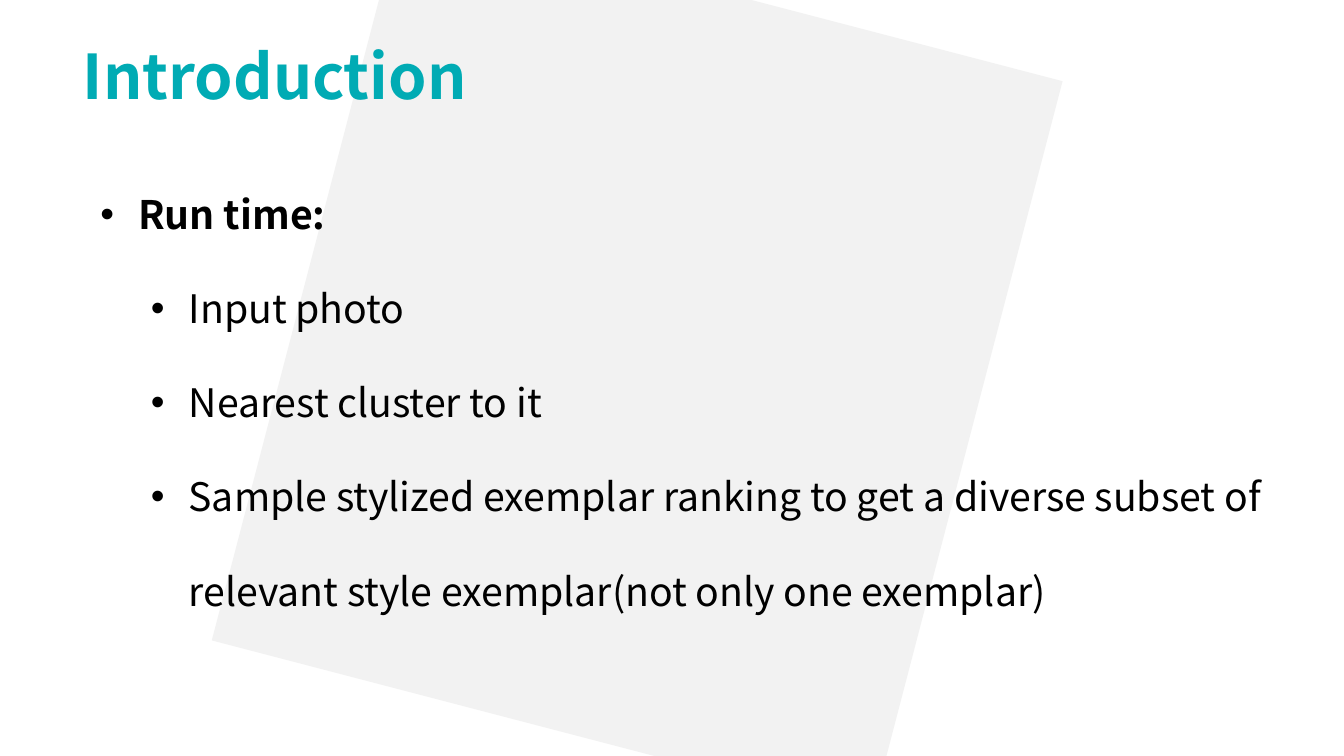
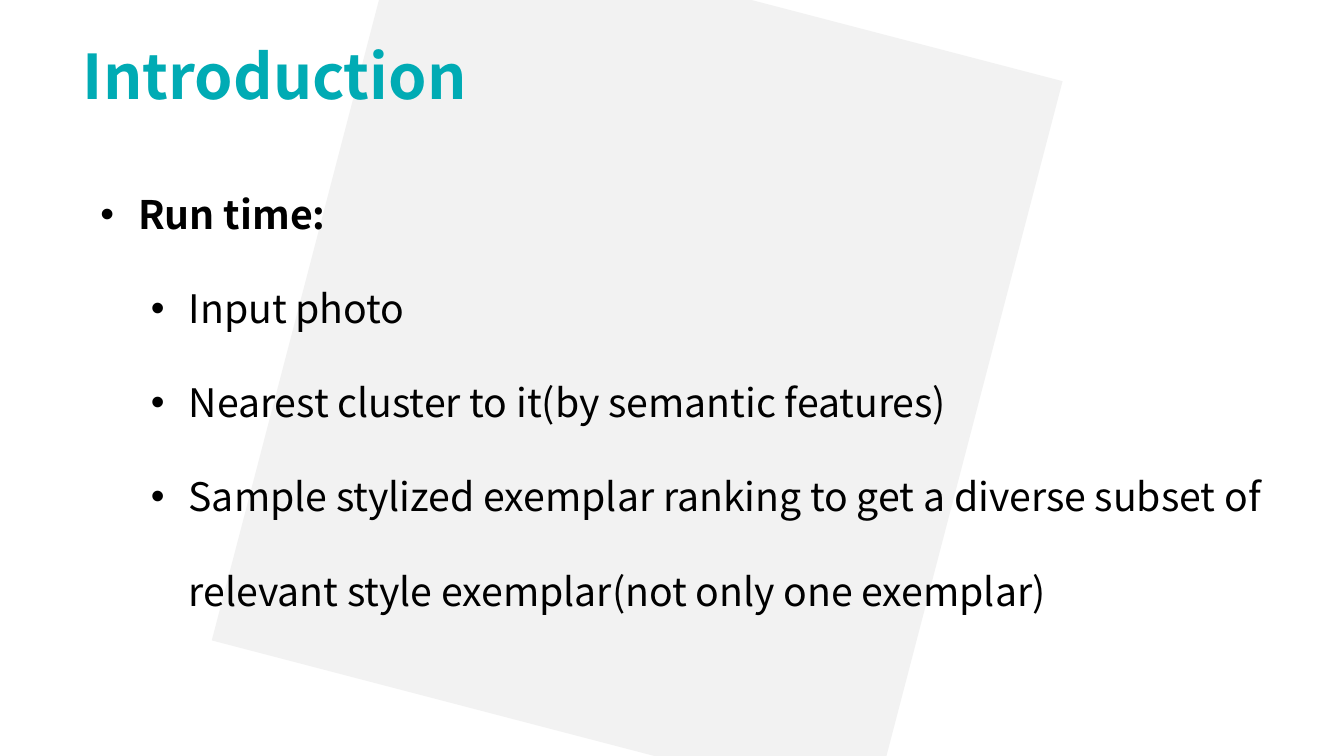
Before and after one commit to lsyoath/sheepy, a slide deck: slide 11 of ComputerVision.pptx. Drawn at 1344x756 pixels with LibreOffice and Linux fonts; fonts in the diff are those of the drawing. Boxes give left, top, right and bottom in pixels: in the first picture for what was removed or moved away, otherwise in the second. Text is boxed around its words. In the diff, an @@ line names an element or a change of style, - is before the commit and + after.

Commit message:
1729

```diff
--- a/ComputerVision.pptx
+++ b/ComputerVision.pptx
@@ text at <box>189,385,946,426</box>: text changed @@
-  • Nearest cluster to it
+  • Nearest cluster to it(by semantic features)
```
Also in this commit, not shown: 2 other slides changed, 8 slides added.
